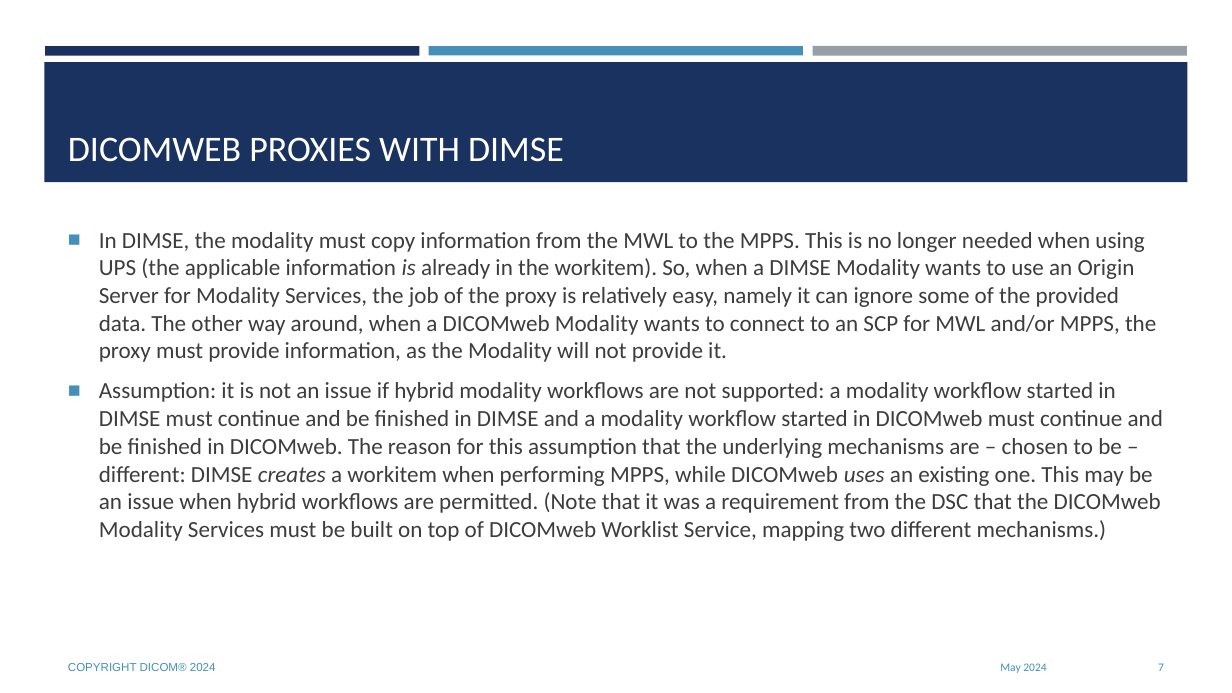
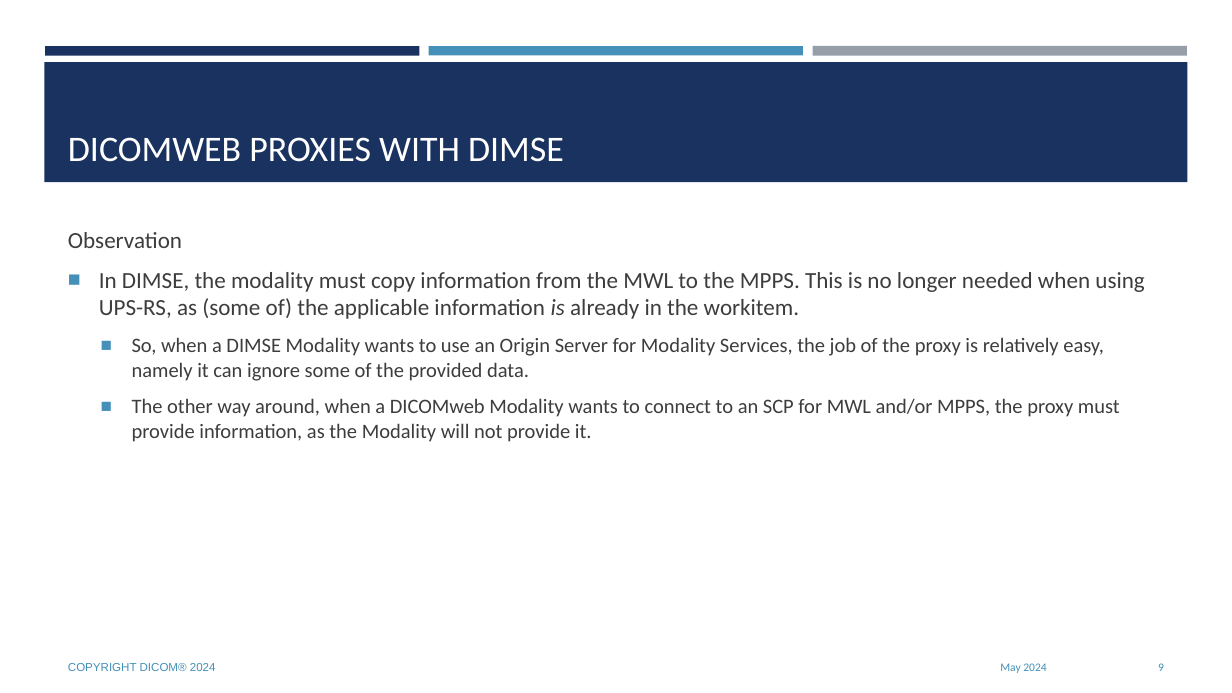
Before and after one commit to krotz-dieter/dicomweb-dmwl-mpps, a slide deck: slide 9 of documents/supNNN_fr_DICOMwebModalityServices.20240531.pptx (slide 7 before the commit). Drawn at 1232x693 pixels with LibreOffice and Linux fonts; fonts in the diff are those of the drawing; background and template pictures are left out. Boxes give left, top, right and bottom in pixels: in the first picture for what was removed or moved away, otherwise in the second. Text is boxed around its words. In the diff, an @@ line names an element or a change of style, - is before the commit and + after.

```diff
--- a/documents/supNNN_fr_DICOMwebModalityServices.20240531.pptx
+++ b/documents/supNNN_fr_DICOMwebModalityServices.20240531.pptx
@@ text at (68,232,1144,442): text changed; size 18 to 16 pt @@
-■ In DIMSE, the modality must copy information from the MWL to the MPPS. This is no longer needed when using UPS (the applicable information is already in the workitem). So, when a DIMSE Modality wants to use an Origin Server for Modality Services, the job of the proxy is relatively easy, namely it can ignore some of the provided data. The other way around, when a DICOMweb Modality wants to connect to an SCP for MWL and/or MPPS, the proxy must provide information, as the Modality will not provide it.
-■ Assumption: it is not an issue if hybrid modality workflows are not supported: a modality workflow started in DIMSE must continue and be finished in DIMSE and a modality workflow started in DICOMweb must continue and be finished in DICOMweb. The reason for this assumption that the underlying mechanisms are – chosen to be – different: DIMSE creates a workitem when performing MPPS, while DICOMweb uses an existing one. This may be an issue when hybrid workflows are permitted. (Note that it was a requirement from the DSC that the DICOMweb Modality Services must be built on top of DICOMweb Worklist Service, mapping two different mechanisms.)
+Observation
+■ In DIMSE, the modality must copy information from the MWL to the MPPS. This is no longer needed when using UPS-RS, as (some of) the applicable information is already in the workitem.
+  ■ So, when a DIMSE Modality wants to use an Origin Server for Modality Services, the job of the proxy is relatively easy, namely it can ignore some of the provided data.
+  ■ The other way around, when a DICOMweb Modality wants to connect to an SCP for MWL and/or MPPS, the proxy must provide information, as the Modality will not provide it.
@@ page number at (1158,663,1164,671): text changed @@
-7
+9
```
Also in this commit, not shown: 9 other slides changed, 1 slide added, 2 slides removed, 3 other files.
